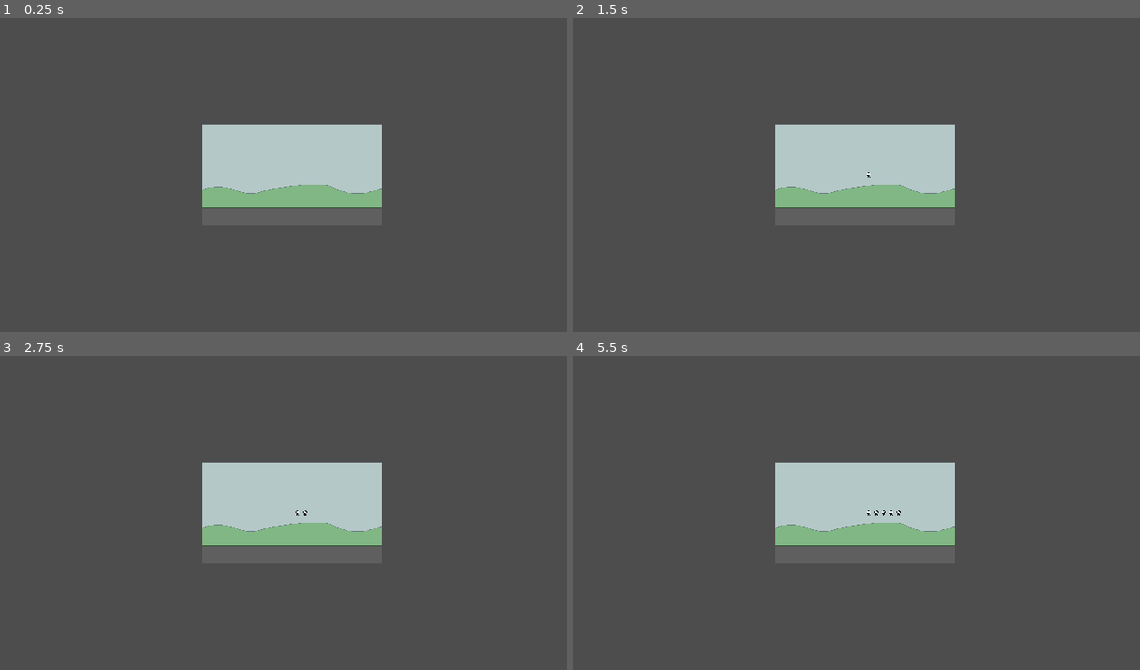
Above: before the commit, frames 1-4 (two rows, left to right).
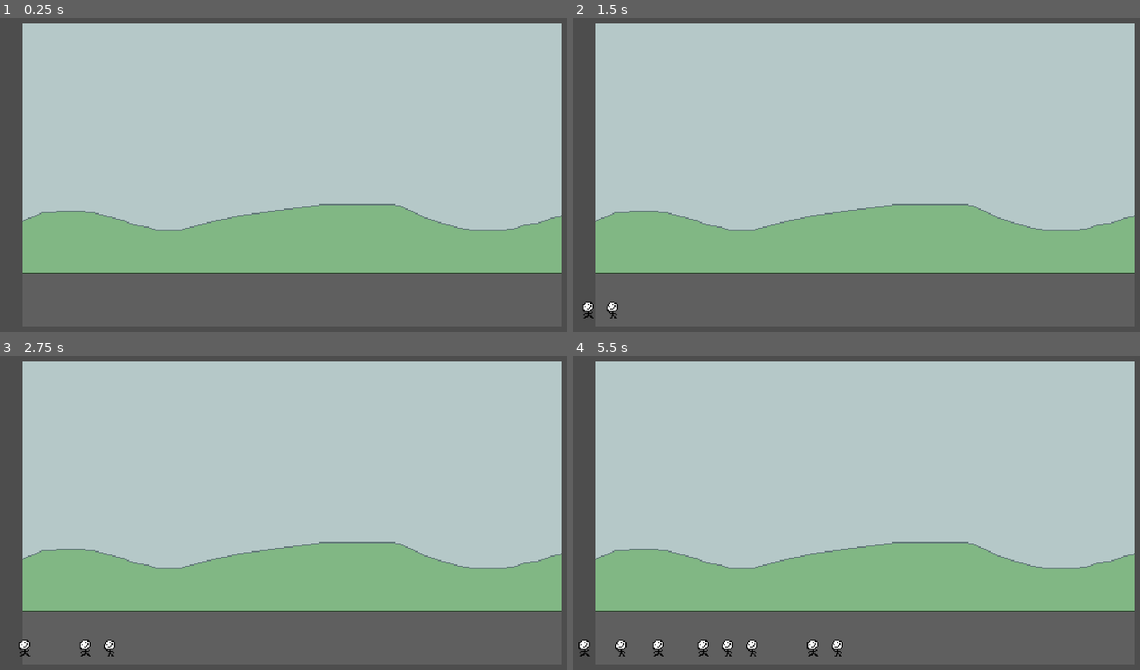
Above: after the commit, the same moments.

Repository: DISN-kolo/bubble-clicker-ggj25
Game: Godot game, scene res://MainScene.tscn
Same seed, same stepped clock (60 frames per second), same inputs: the game is played once before the commit and once after it.
Inputs:
- Up to frame 1 (0.25 s): no input
- Up to frame 2 (1.5 s): tap Enter (ui_accept) at 0.5, 0.77 s; hold Right (ui_right) from 0.53 s (still down)
- Up to frame 3 (2.75 s): tap Enter (ui_accept) at 1.52 s; release Right (ui_right) at 2.03 s; hold Left (ui_left) from 2.03 s (still down)
- Up to frame 4 (5.5 s): release Left (ui_left) at 2.78 s; hold Right (ui_right) 2.78-4.28 s; tap Enter (ui_accept) at 3.02, 3.77, 4.52 s; hold Left (ui_left) 4.28-5.03 s; hold Right (ui_right) from 5.03 s (still down)

The runs differ from the first frame. In frame 1, 69% of the frame differs, in the area x 3-100%, y 1-82%; in frame 2, 69%; in frame 3, 69%; in frame 4, 70%, in the area x 0-100%, y 1-96%.

Commit message:
before branching

Diff:
--- a/MainScene.gd
+++ b/MainScene.gd
@@ -1,5 +1,6 @@
 extends Node2D
-
+var rng = RandomNumberGenerator.new()
+var r : float
 @onready var tio = preload("res://tio.tscn")
 var instance_of_tio
 # Called when the node enters the scene tree for the first time.
@@ -13,8 +14,11 @@
 
 func _on_timer_timeout():
 	instance_of_tio = tio.instantiate()
-	instance_of_tio.velocity.x = 20
+	instance_of_tio.velocity.x = 50
+	instance_of_tio.global_position = Vector2(-250, 120)
 	add_child(instance_of_tio)
+	r = rng.randf_range(0.3, 1.3)
+	$Timer.wait_time = r
 	$Timer.start()
 
 func _on_killzone_tio_left_body_entered(body):
--- a/MainScene.tscn
+++ b/MainScene.tscn
@@ -13,6 +13,7 @@
 texture = ExtResource("1_37jlj")
 
 [node name="Camera2D" type="Camera2D" parent="."]
+zoom = Vector2(3, 3)
 
 [node name="Timer" type="Timer" parent="."]
 autostart = true
--- a/tio.tscn
+++ b/tio.tscn
@@ -38,4 +38,4 @@
 
 [node name="AnimatedSprite2D" type="AnimatedSprite2D" parent="."]
 sprite_frames = SubResource("SpriteFrames_ibsxh")
-frame_progress = 0.416805
+autoplay = "default"
